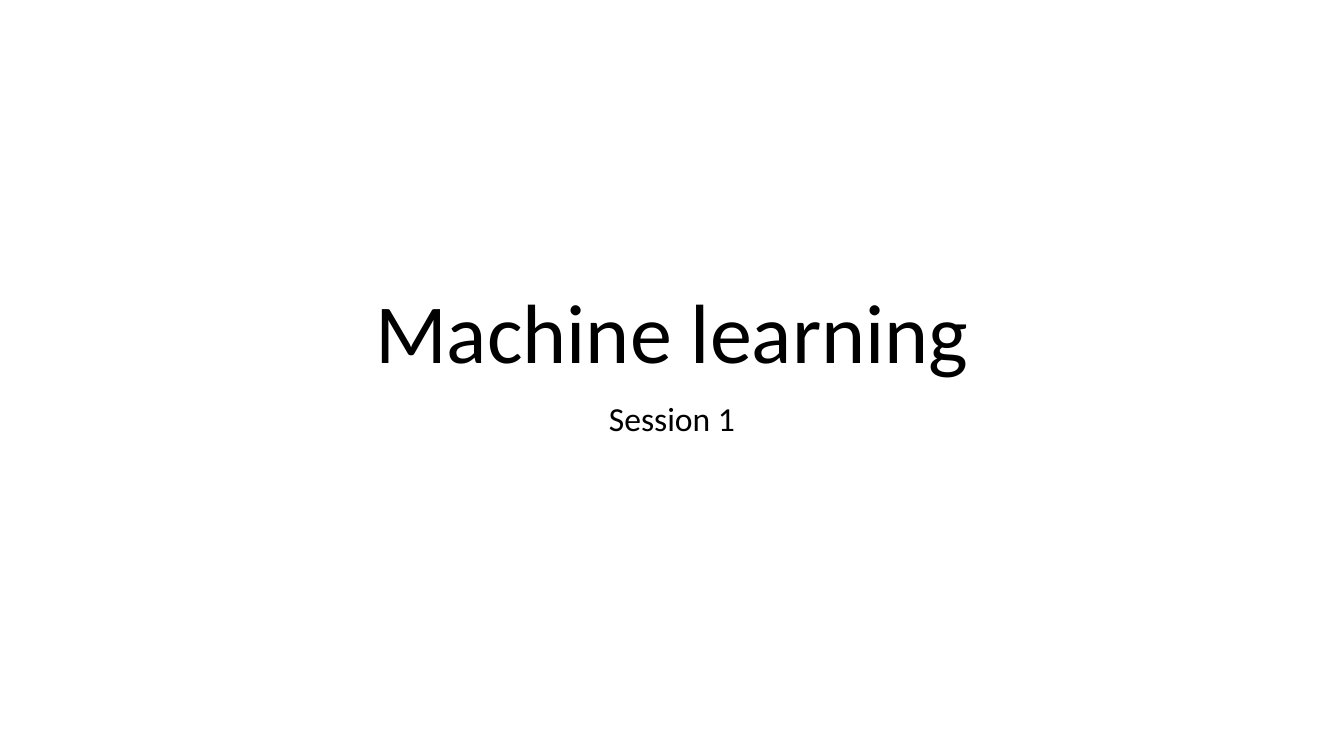
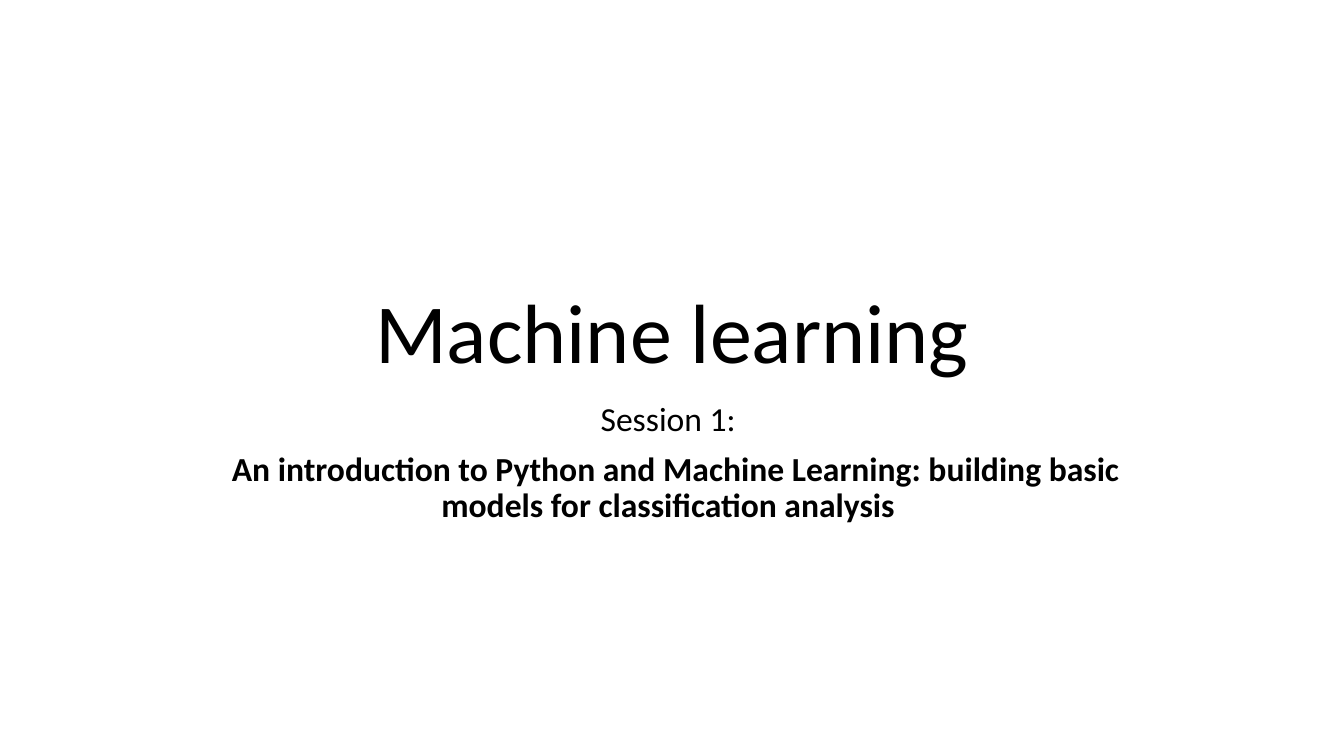
Before and after one commit to LMP-ML-workshop/ML_workshop_series, a slide deck: slide 1 of 19-5-26__ML_workshop_week1.pptm. Drawn at 1344x756 pixels with LibreOffice and Linux fonts; fonts in the diff are those of the drawing. Boxes give left, top, right and bottom in pixels: in the first picture for what was removed or moved away, otherwise in the second. Text is boxed around its words. In the diff, an @@ line names an element or a change of style, - is before the commit and + after.

```diff
--- a/19-5-26__ML_workshop_week1.pptm
+++ b/19-5-26__ML_workshop_week1.pptm
@@ subtitle at [232,408,1119,523]: text changed; bold on @@
-Session 1
+Session 1:
+An introduction to Python and Machine Learning: building basic models for classification analysis
```
Also in this commit, not shown: 4 other slides changed, 3 slides added, 1 slide removed.
